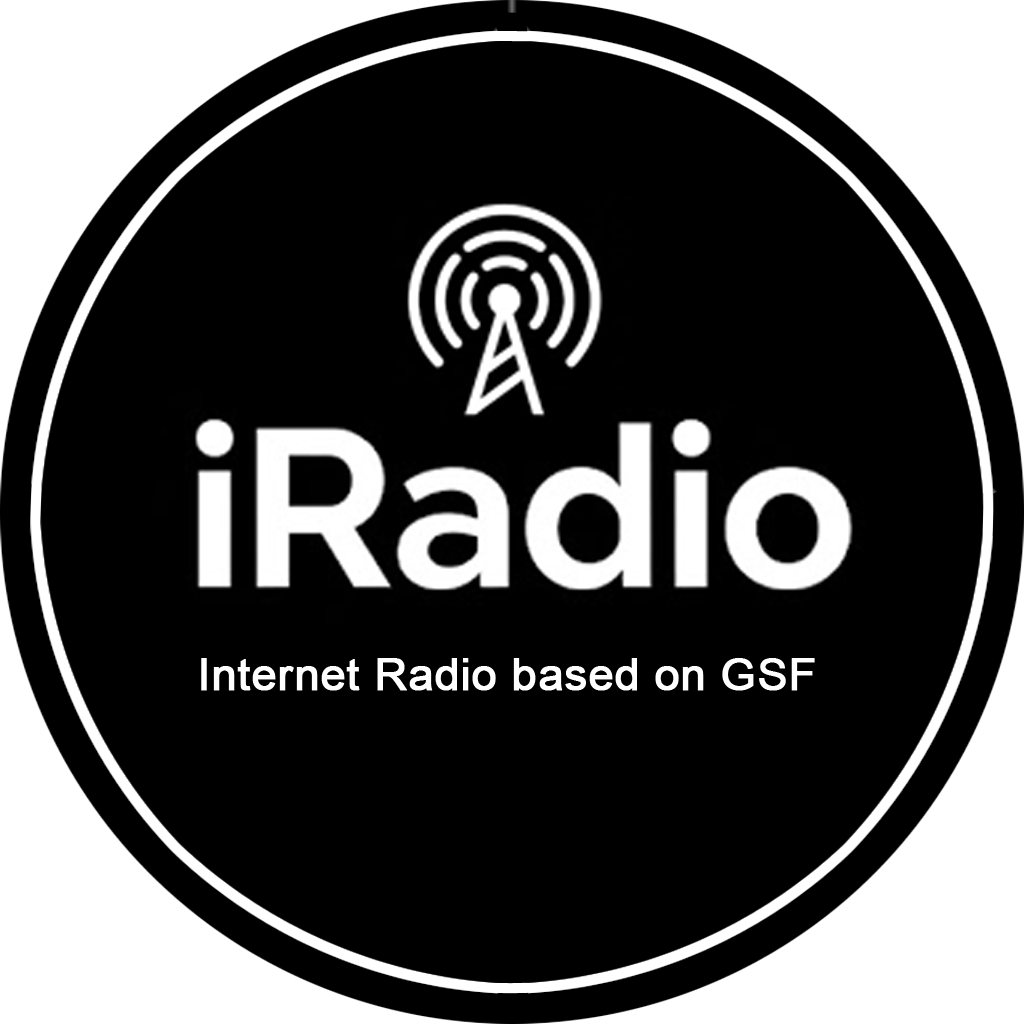
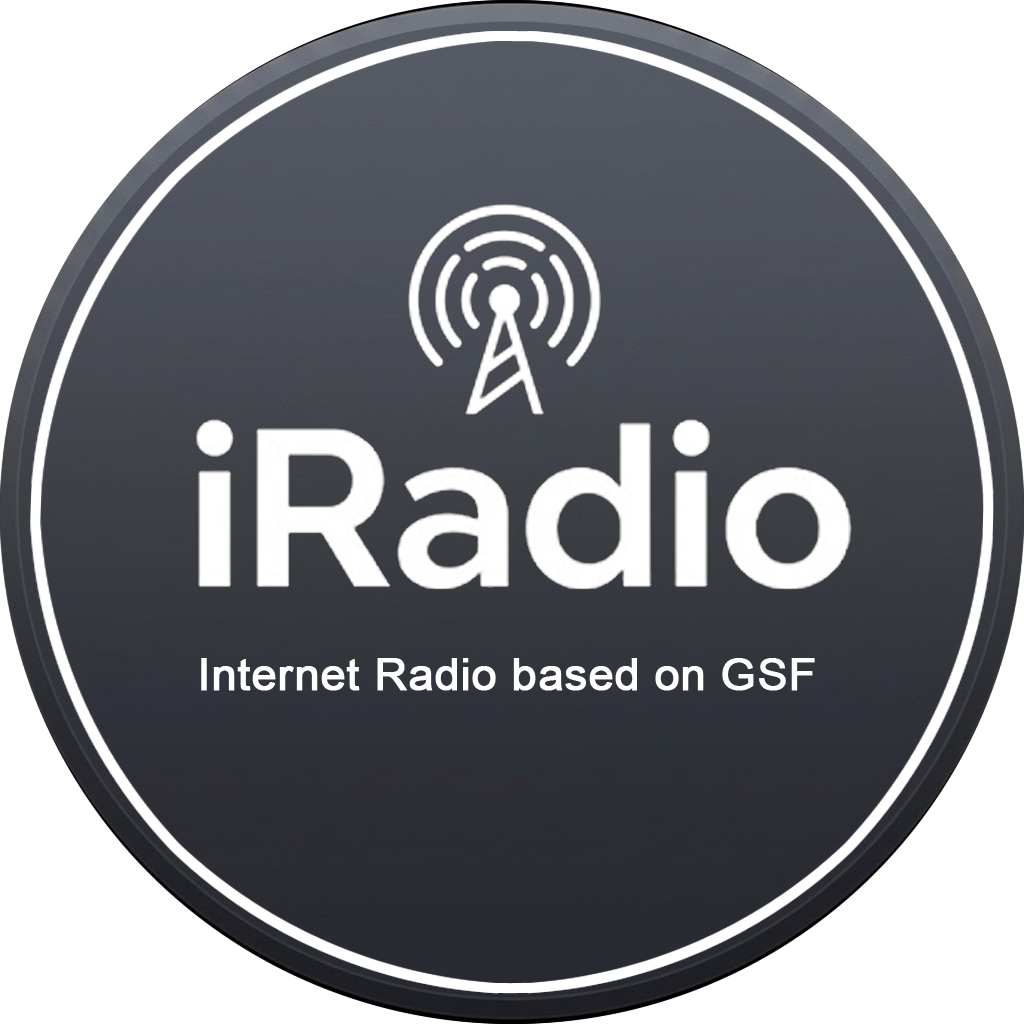
The second 1024 × 1024 image is a revision of the first. Changes to its layers:
painted on "图层 3" over <box>392,196,632,420</box>
painted on "图层 2" over <box>143,382,881,645</box>
painted on "图层 1" over <box>492,0,998,493</box>
added layer "图层 4" above "图层 0" over <box>0,0,1024,1024</box>